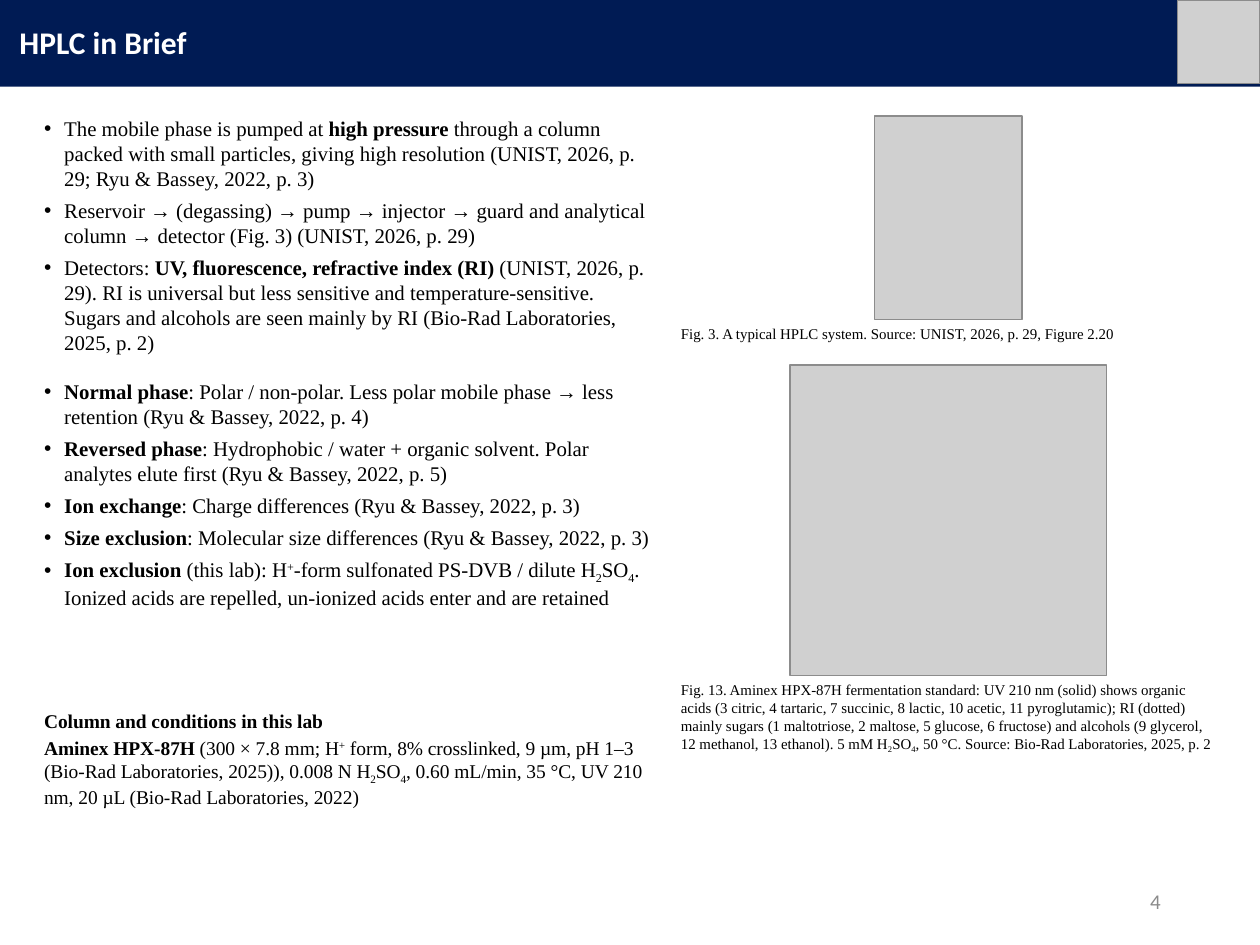
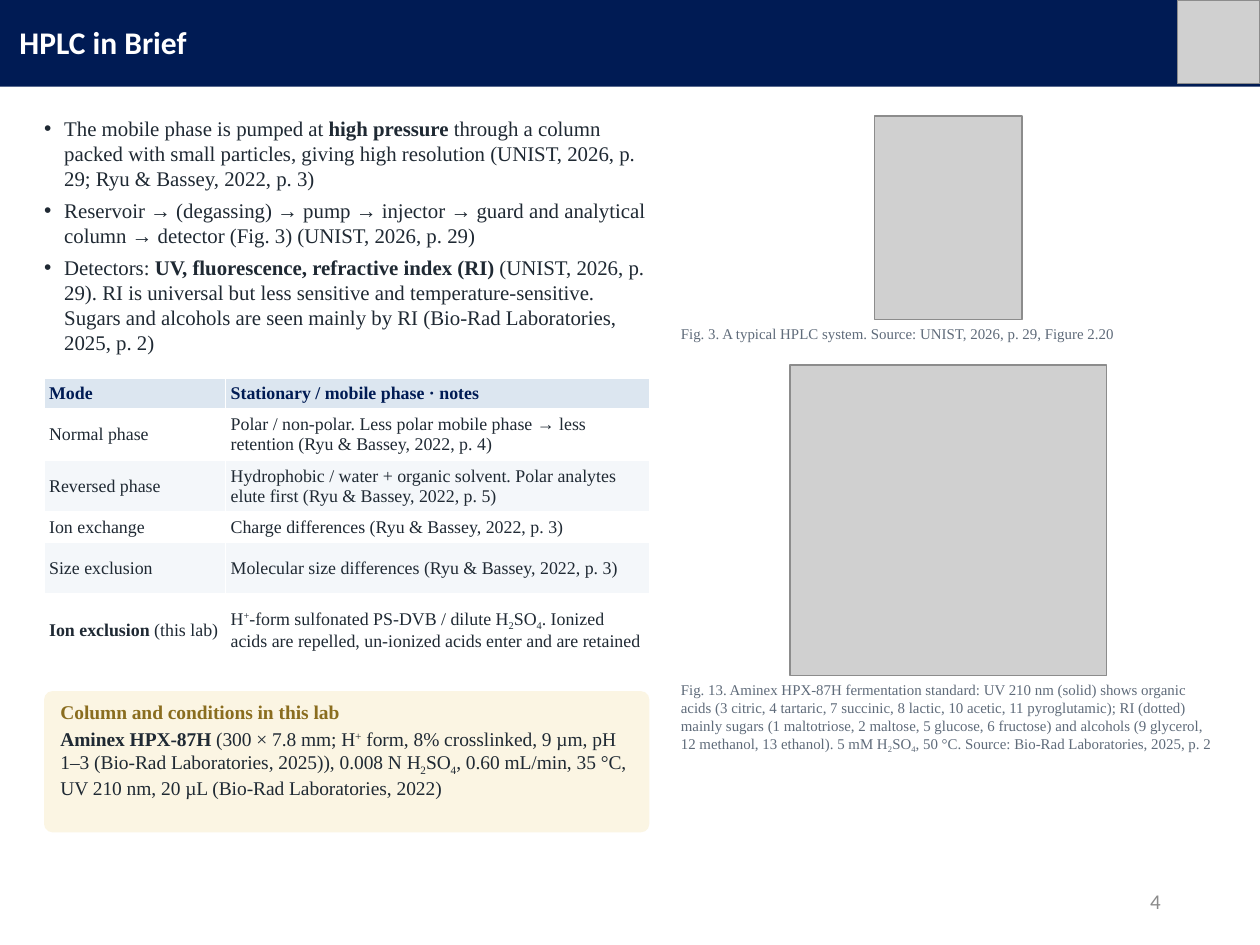
Before and after one commit to mingyu221/office, a slide deck: slide 4 of HPLC_formate_slides_EN.pptx. Drawn at 1260x945 pixels with LibreOffice and Linux fonts; fonts in the diff are those of the drawing; grey boxes stand for pictures. Boxes give left, top, right and bottom in pixels: in the first picture for what was removed or moved away, otherwise in the second. Text is boxed around its words. In the diff, an @@ line names an element or a change of style, - is before the commit and + after.

```diff
--- a/HPLC_formate_slides_EN.pptx
+++ b/HPLC_formate_slides_EN.pptx
@@ text "The mobile phase is pumped ..." at [64, 121, 645, 355]: text colour #000000 to #1F2933 @@
@@ text "Fig. 3. A typical HPLC ..." at [681, 328, 1113, 342]: text colour #000000 to #5F6B7A @@
@@ table added at [44, 378, 649, 667], 6 rows, 2 columns @@
+Mode | Stationary / mobile phase · notes
+Normal phase | Polar / non-polar. Less polar mobile phase → less retention (Ryu & Bassey, 2022, p. 4)
+Reversed phase | Hydrophobic / water + organic solvent. Polar analytes elute first (Ryu & Bassey, 2022, p. 5)
+Ion exchange | Charge differences (Ryu & Bassey, 2022, p. 3)
+Size exclusion | Molecular size differences (Ryu & Bassey, 2022, p. 3)
+Ion exclusion (this lab) | H+-form sulfonated PS-DVB / dilute H2SO4. Ionized acids are repelled, un-ionized acids enter and are retained
@@ text removed at [64, 384, 649, 610] @@
-• Normal phase: Polar / non-polar. Less polar mobile phase → less retention (Ryu & Bassey, 2022, p. 4)
-• Reversed phase: Hydrophobic / water + organic solvent. Polar analytes elute first (Ryu & Bassey, 2022, p. 5)
-• Ion exchange: Charge differences (Ryu & Bassey, 2022, p. 3)
-• Size exclusion: Molecular size differences (Ryu & Bassey, 2022, p. 3)
-• Ion exclusion (this lab): H+-form sulfonated PS-DVB / dilute H2SO4. Ionized acids are repelled, un-ionized acids enter and are retained
@@ text "Fig. 13. Aminex HPX-87H fermentation ..." at [681, 684, 1210, 752]: text colour #000000 to #5F6B7A @@
@@ rounded rectangle added at [44, 690, 649, 832], fill #FBF5E3 @@
@@ text "Column and conditions in this ...": place and size @@
-text "Column and conditions in this ..." at [44, 714, 642, 808]
+text "Column and conditions in this ..." at [60, 705, 626, 799]
@@ text "Column and conditions in this ..." at [60, 705, 626, 799]: text colour #000000 to #8A6D1F in "Column and conditions in this lab"; text colour #000000 to #1F2933 in "Aminex HPX-87H (300 × 7.8 mm; H+ ..." @@
```
Also in this commit, not shown: 12 other slides changed, 3 other files.
